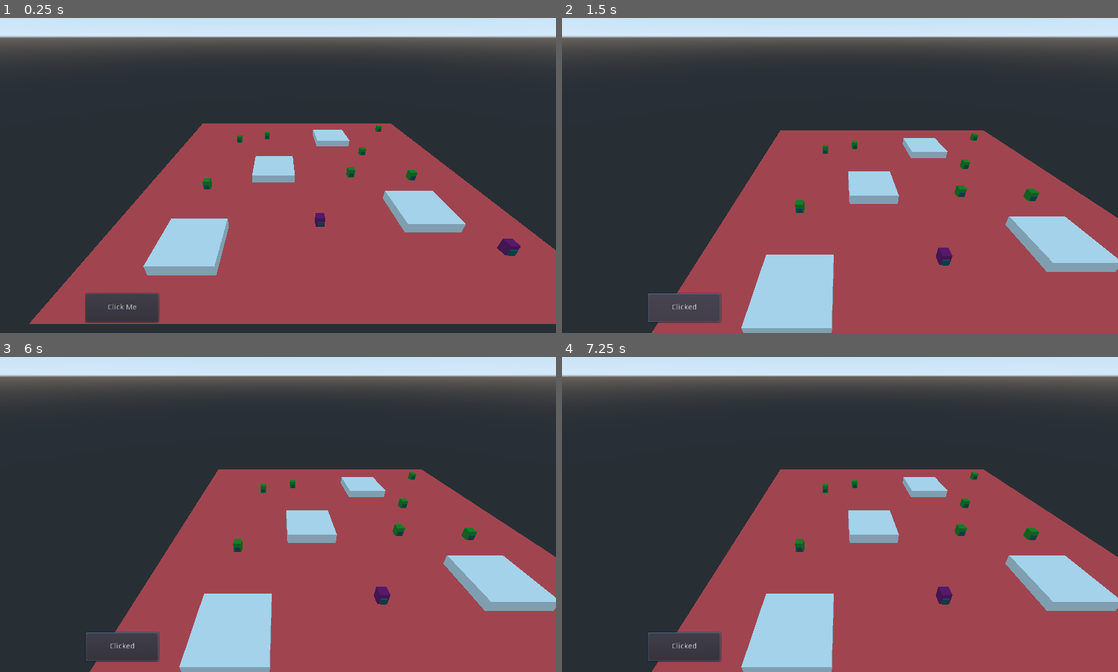
Above: before the commit, frames 1-4 (two rows, left to right).
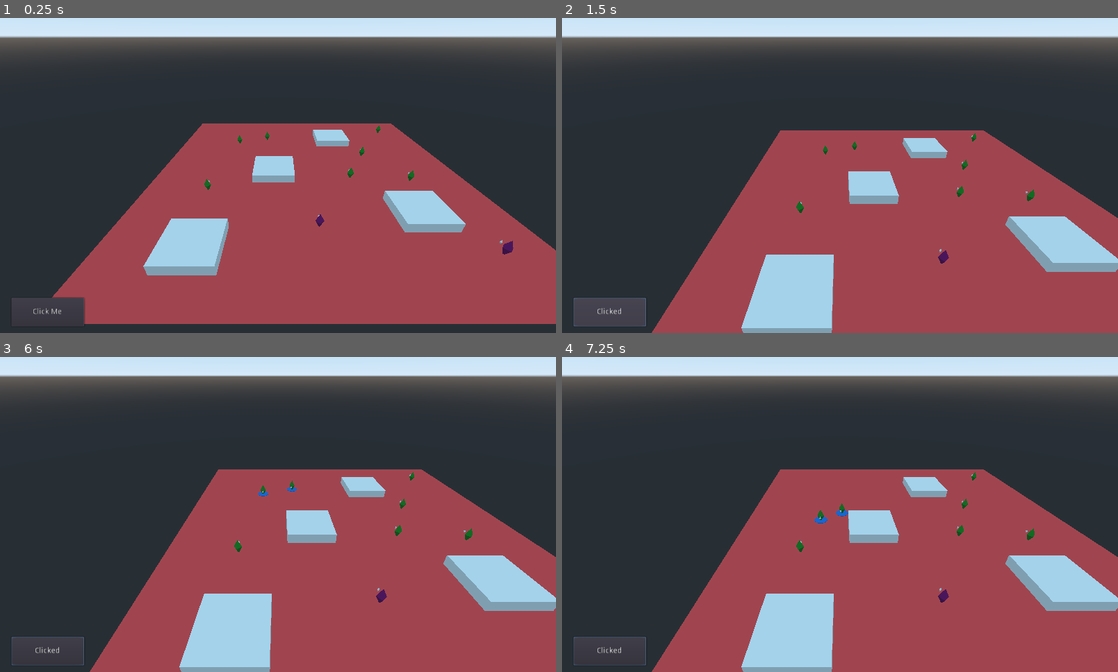
Above: after the commit, the same moments.

Repository: Ellord207/GodotShenanigans
Game: Godot game, scene res://World/World.tscn
Same seed, same stepped clock (60 frames per second), same inputs: the game is played once before the commit and once after it. The project has no main scene, so this scene is started directly.
Inputs (mouse positions are in pixels of both pictures, inside the frame that each line leads up to):
- Up to frame 1 (0.25 s): no input
- Up to frame 2 (1.5 s): click "Click Me" at 0.5 s; click "Clicked" at 1.25 s
- Up to frame 3 (6 s): click "Clicked" at 2 s; click "Clicked" at 2.75 s; tap Enter at 3.5, 5 s; move the mouse to (400, 492) at 3.52 s; press the mouse at (400, 492) at 3.53 s; right-click (400, 492) at 3.8 s; tap Space at 4.25, 5.75 s; move the mouse to (166, 527) at 4.27 s; release the mouse at (166, 527) at 4.28 s; right-click (166, 527) at 4.35 s; click (166, 527) at 4.55 s; move the mouse to (333, 438) at 5.02 s; press the mouse at (333, 438) at 5.03 s; right-click (333, 438) at 5.3 s; move the mouse to (250, 574) at 5.77 s; release the mouse at (250, 574) at 5.78 s; right-click (250, 574) at 5.85 s
- Up to frame 4 (7.25 s): click (812, 574) at 6.05 s; move the mouse to (1006, 558) at 6.52 s; press the mouse at (1006, 558) at 6.53 s; right-click (1006, 558) at 6.8 s

The runs differ from the first frame. In frame 1, 2.3% of the frame differs, in the area x 2-94%, y 34-98%; in frame 2, 2.8%, in the area x 2-86%, y 36-99%; in frame 3, 1.5%; in frame 4, 1.5%.

Commit message:
units face traveling direction

Diff:
--- a/Actors/Unit.gd
+++ b/Actors/Unit.gd
@@ -10,11 +10,12 @@
 var path = [];
 var path_ind = 0;
 const move_speed = 12;
-onready var nav: Navigation = get_parent()
+onready var nav = get_parent()
+onready var model: UnitModel = $UnitModel
 
 func _ready():
 	if team in team_colors:
-		$MeshInstance.material_override = team_colors[team]
+		model.material_override(team_colors[team])
 
 func move_to(target_pos):
 	path = nav.get_simple_path(global_transform.origin, target_pos);
@@ -22,11 +23,13 @@
 
 func _physics_process(delta: float) -> void:
 	if path_ind < path.size():
-		var move_vec = (path[path_ind] - global_transform.origin)
+		var move_vec: Vector3 = (path[path_ind] - global_transform.origin)
 		if move_vec.length() < 0.1:
 			path_ind += 1;
 		else:
-			move_and_slide(move_vec.normalized() * move_speed, Vector3.UP);
+			move_vec = move_vec.normalized()
+			look_at(transform.origin + move_vec, Vector3.UP);
+			move_and_slide(move_vec * move_speed, Vector3.UP);
 
 func select():
 	$SelectionRing.show();
--- a/Actors/Unit.tscn
+++ b/Actors/Unit.tscn
@@ -1,6 +1,7 @@
-[gd_scene load_steps=8 format=2]
+[gd_scene load_steps=9 format=2]
 
 [ext_resource path="res://Actors/Unit.gd" type="Script" id=1]
+[ext_resource path="res://Assets/unit.tscn" type="PackedScene" id=2]
 
 [sub_resource type="CapsuleShape" id=1]
 
@@ -28,12 +29,14 @@
 shape = SubResource( 1 )
 
 [node name="MeshInstance" type="MeshInstance" parent="."]
-transform = Transform( 0.75, 0, 0, 0, 1, 0, 0, 0, 0.75, 0.00237465, 1.54619, -0.00392103 )
+transform = Transform( 0.75, 0, 0, 0, 1, 0, 0, 0, 0.75, 4.09231, 1.54619, -0.00392103 )
+visible = false
 mesh = SubResource( 2 )
 material/0 = null
 
 [node name="MeshInstance2" type="MeshInstance" parent="."]
-transform = Transform( 0.5, 0, 0, 0, 0.5, 0, 0, 0, 0.2, 0, 1.25406, 0.798605 )
+transform = Transform( 0.5, 0, 0, 0, 0.5, 0, 0, 0, 0.2, 4.08994, 1.25406, 0.798605 )
+visible = false
 mesh = SubResource( 3 )
 material/0 = SubResource( 4 )
 
@@ -42,3 +45,6 @@
 visible = false
 mesh = SubResource( 5 )
 material/0 = SubResource( 6 )
+
+[node name="UnitModel" parent="." instance=ExtResource( 2 )]
+transform = Transform( 9.5399e-09, 0, -0.8, 0, 0.8, 0, 0.8, 0, 9.5399e-09, 0, 1.3, 0 )
--- /dev/null
+++ b/Assets/UnitModel.gd
@@ -0,0 +1,10 @@
+extends Spatial
+
+onready var top = $Cone
+onready var bottom = $Cone001
+
+class_name UnitModel
+
+func material_override(material: SpatialMaterial) -> void:
+	top.material_override = material
+	bottom.material_override = material
--- /dev/null
+++ b/Assets/unit.tscn
@@ -0,0 +1,16 @@
+[gd_scene load_steps=4 format=2]
+
+[ext_resource path="res://Assets/unit.escn" type="PackedScene" id=1]
+[ext_resource path="res://Assets/UnitModel.gd" type="Script" id=2]
+
+[sub_resource type="ShaderMaterial" id=1]
+
+[node name="UnitModel" instance=ExtResource( 1 )]
+script = ExtResource( 2 )
+
+[node name="Camera" parent="." index="0"]
+visible = false
+
+[node name="Cone" parent="." index="1"]
+material_override = SubResource( 1 )
+skeleton = NodePath("")
--- a/UI/Hub.tscn
+++ b/UI/Hub.tscn
@@ -5,15 +5,16 @@
 [node name="Hub" type="Control"]
 anchor_right = 1.0
 anchor_bottom = 1.0
+margin_bottom = -517.0
 __meta__ = {
 "_edit_use_anchors_": false
 }
 
 [node name="Button" type="Button" parent="."]
-margin_left = 158.0
-margin_top = 527.0
-margin_right = 292.0
-margin_bottom = 580.0
+margin_left = 21.3293
+margin_top = 17.3983
+margin_right = 155.329
+margin_bottom = 70.3983
 text = "Click Me"
 script = ExtResource( 1 )
 __meta__ = {
--- a/World/World.tscn
+++ b/World/World.tscn
@@ -41,6 +41,8 @@
 }
 
 [node name="Hub" parent="ControlBase" instance=ExtResource( 4 )]
+margin_top = 518.018
+margin_bottom = 0.0179443
 
 [node name="Navigation" type="Navigation" parent="."]
 
--- a/default_env.tres
+++ b/default_env.tres
@@ -1,5 +1,7 @@
 [gd_resource type="Environment" load_steps=2 format=2]
+
 [sub_resource type="ProceduralSky" id=1]
+
 [resource]
 background_mode = 2
 background_sky = SubResource( 1 )
--- a/project.godot
+++ b/project.godot
@@ -13,9 +13,15 @@
 "class": "Unit",
 "language": "GDScript",
 "path": "res://Actors/Unit.gd"
+}, {
+"base": "Spatial",
+"class": "UnitModel",
+"language": "GDScript",
+"path": "res://Assets/UnitModel.gd"
 } ]
 _global_script_class_icons={
-"Unit": ""
+"Unit": "",
+"UnitModel": ""
 }
 
 [application]
@@ -23,6 +29,19 @@
 config/name="GodotShenanigans"
 config/icon="res://icon.png"
 
+[input]
+
+main_command={
+"deadzone": 0.5,
+"events": [ Object(InputEventMouseButton,"resource_local_to_scene":false,"resource_name":"","device":0,"alt":false,"shift":false,"control":false,"meta":false,"command":false,"button_mask":0,"position":Vector2( 0, 0 ),"global_position":Vector2( 0, 0 ),"factor":1.0,"button_index":2,"pressed":false,"doubleclick":false,"script":null)
+ ]
+}
+alt_command={
+"deadzone": 0.5,
+"events": [ Object(InputEventMouseButton,"resource_local_to_scene":false,"resource_name":"","device":0,"alt":false,"shift":false,"control":false,"meta":false,"command":false,"button_mask":0,"position":Vector2( 0, 0 ),"global_position":Vector2( 0, 0 ),"factor":1.0,"button_index":1,"pressed":false,"doubleclick":false,"script":null)
+ ]
+}
+
 [rendering]
 
 environment/default_environment="res://default_env.tres"
